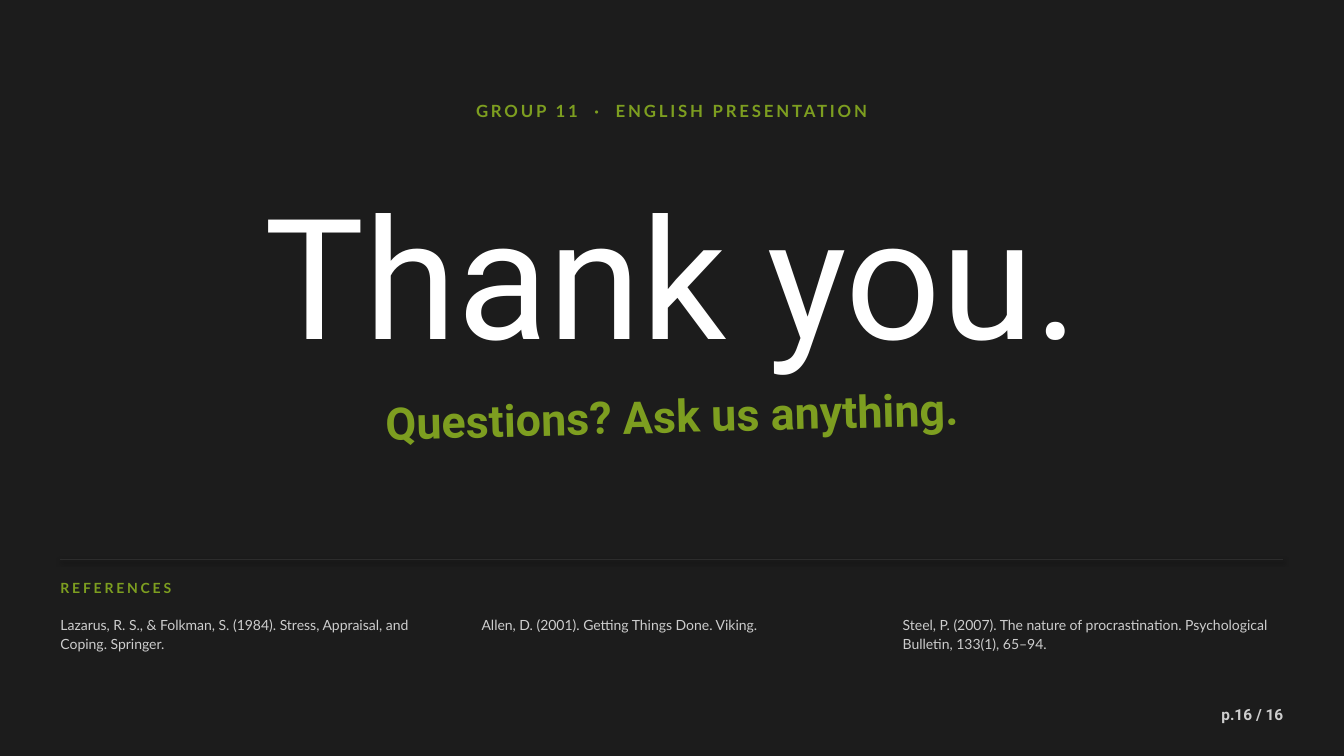
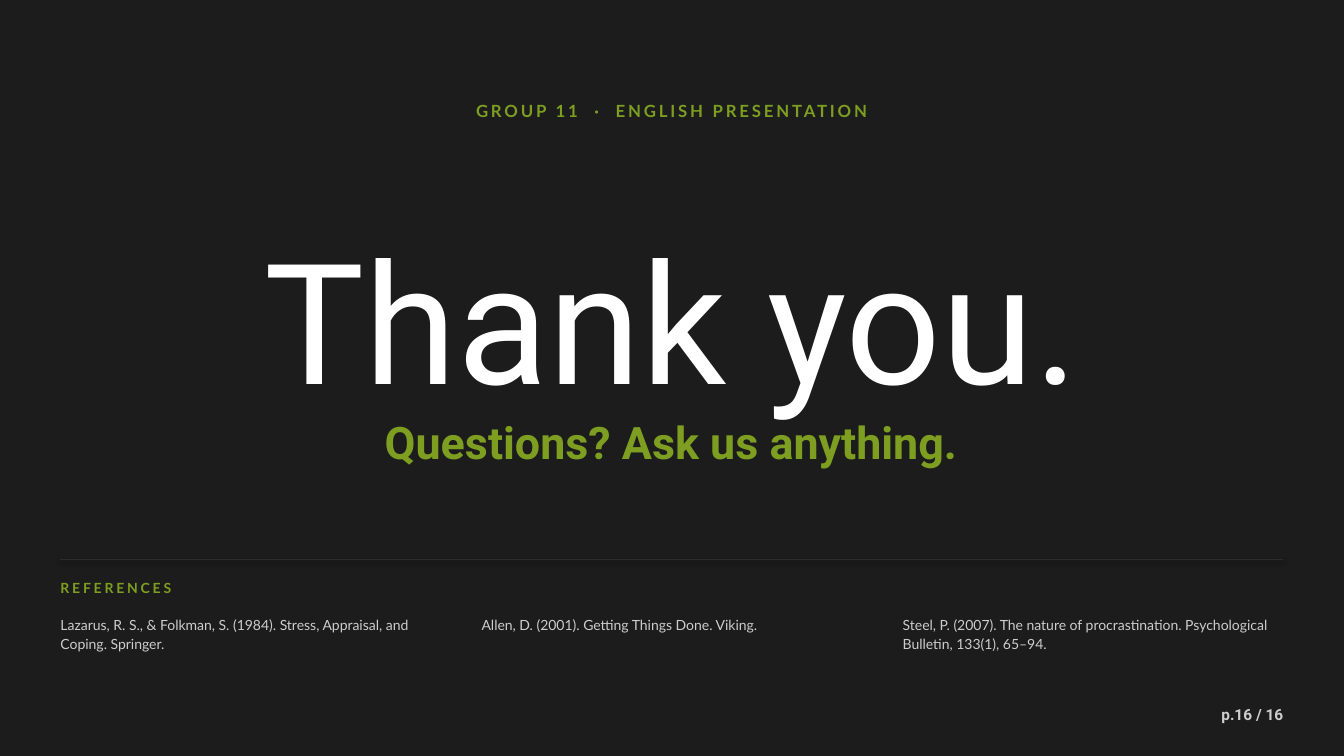
Before and after one commit to Kyson-CCHEN/English-presentation, a slide deck: slide 16 of Planning_Is_the_Pressure.pptx. Drawn at 1344x756 pixels with LibreOffice and Linux fonts; fonts in the diff are those of the drawing. Boxes give left, top, right and bottom in pixels: in the first picture for what was removed or moved away, otherwise in the second. Text is boxed around its words. In the diff, an @@ line names an element or a change of style, - is before the commit and + after.

```diff
--- a/Planning_Is_the_Pressure.pptx
+++ b/Planning_Is_the_Pressure.pptx
@@ text "Thank you.": place and size @@
-text "Thank you." at bbox=[265, 213, 1079, 375]
+text "Thank you." at bbox=[265, 258, 1079, 420]
@@ text "Questions? Ask us anything.": place and size @@
-text "Questions? Ask us anything." at bbox=[386, 394, 959, 445]
+text "Questions? Ask us anything." at bbox=[385, 417, 957, 469]
@@ text "Questions? Ask us anything." at bbox=[385, 417, 957, 469]: rotation 358 to 0 degrees @@
```
Also in this commit, not shown: 8 other slides changed.
